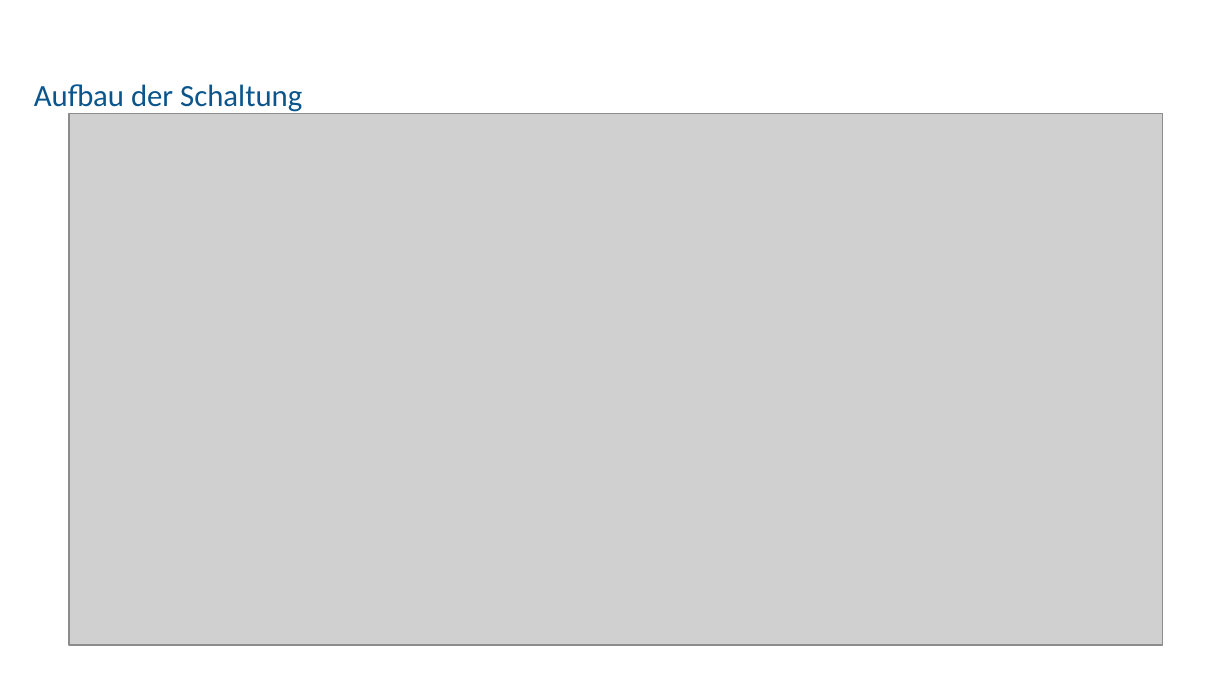
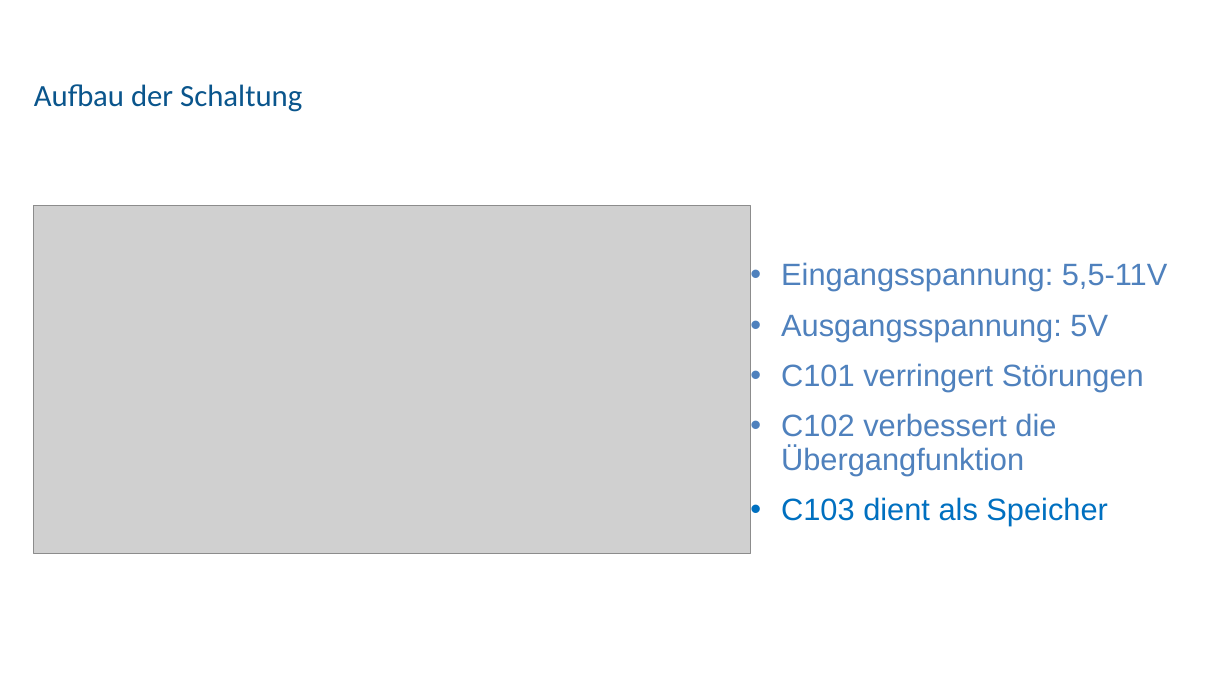
Before and after one commit to mimeiners/ASLK_PRO, a slide deck: slide 6 of docs/img/Experiment_11/Präsentation_ANS_LDO.pptx (slide 5 before the commit). Drawn at 1232x693 pixels with LibreOffice and Linux fonts; fonts in the diff are those of the drawing; grey boxes stand for pictures; background and template pictures are left out. Boxes give left, top, right and bottom in pixels: in the first picture for what was removed or moved away, otherwise in the second. Text is boxed around its words. In the diff, an @@ line names an element or a change of style, - is before the commit and + after.

```diff
--- a/docs/img/Experiment_11/Präsentation_ANS_LDO.pptx
+++ b/docs/img/Experiment_11/Präsentation_ANS_LDO.pptx
@@ picture resized from (x1=69, y1=113, x2=1163, y2=646) to (x1=33, y1=206, x2=750, y2=554) @@
@@ text added at (x1=781, y1=262, x2=1167, y2=526), 18 pt, text #4F81BD @@
+• Eingangsspannung: 5,5-11V
+• Ausgangsspannung: 5V
+• C101 verringert Störungen
+• C102 verbessert die Übergangfunktion
+• C103 dient als Speicher
```
Also in this commit, not shown: 7 other slides changed, 3 slides added, 2 slides removed, 5 other files.
